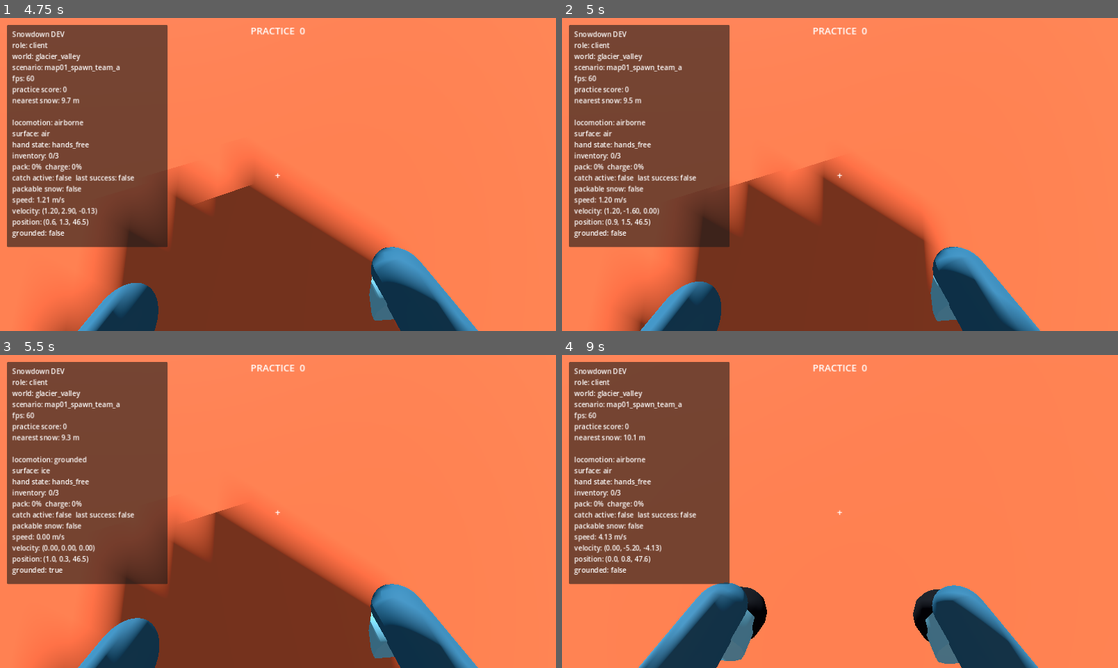
Above: before the commit, frames 1-4 (two rows, left to right).
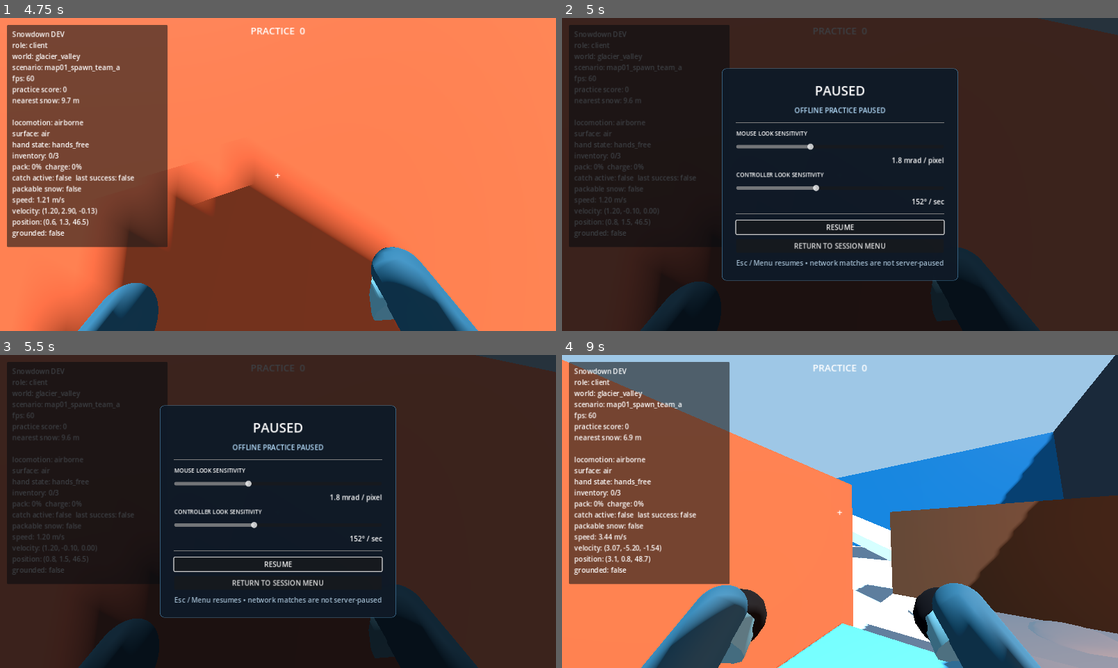
Above: after the commit, the same moments.

Repository: Mohammad-Software-Dev/SnowDownProject
Game: Godot game, scene res://scenes/bootstrap/bootstrap.tscn
The game is run twice, just before and just after one commit, with the same random seed, the same clock (stepped at 60 frames per second) and the same inputs.
Inputs (mouse positions are in pixels of both pictures, inside the frame that each line leads up to):
- Up to frame 1 (4.75 s): click "OFFLINE PRACTICE" at 0.5 s; tap Enter at 1.25 s; move the mouse to (305, 174) at 1.27 s; hold W (move_forward) from 1.28 s (still down); right-click (305, 174) at 1.35 s; click (305, 174) at 1.42 s; tap Space (jump) at 1.52, 2.27, 3.77, 4.52 s; move the mouse to (250, 174) at 2.02 s; tap Ctrl (crouch_slide) at 2.1 s; move the mouse to (289, 168) at 2.77 s; hold E (pack_interact) 2.78-3.53 s; move the mouse to (272, 180) at 3.52 s; tap Tab (scoreboard) at 3.6 s; click (272, 180) at 3.67 s; move the mouse to (316, 177) at 4.27 s; hold Shift (sprint) from 4.28 s (still down)
- Up to frame 2 (5 s): keep holding W (move_forward); keep holding Shift (sprint); tap Escape (pause) at 4.9 s
- Up to frame 3 (5.5 s): release W (move_forward) at 5 s; release Shift (sprint) at 5 s; drag from (111, 464) to (194, 433) at 5.02 s
- Up to frame 4 (9 s): click (840, 564) at 5.75 s, where only the run after the commit has a clickable "RESUME"; tap R (reset_test) at 6.5, 8 s; move the mouse to (867, 511) at 6.52 s; hold S (move_backward) 6.53-7.25 s; tap C at 6.6 s; click (867, 511) at 6.67 s; drag from (756, 433) to (728, 527) at 7.27 s; move the mouse to (962, 495) at 8.02 s; hold W (move_forward) 8.03-8.75 s; hold Ctrl (crouch_slide) 8.03-8.75 s; tap Space (jump) at 8.27 s; drag from (728, 527) to (812, 574) at 8.77 s

Frame 1 is identical in both runs. In frame 2, 100% of the frame differs, in the area x 0-100%, y 0-100%; in frame 3, 100%; in frame 4, 60%.

Commit message:
Integrate network-safe pause menu into runtime lifecycle

Diff:
--- a/src/bootstrap/bootstrap.gd
+++ b/src/bootstrap/bootstrap.gd
@@ -10,6 +10,7 @@
 var _host_process := LocalHostProcess.new()
 var _menu: SessionMenu
 var _network_session: NetworkSession
+var _pause_menu: PauseMenu
 var _runtime_nodes: Array[Node] = []
 var _runtime_started: bool = false
 var _recovery_in_progress: bool = false
@@ -73,6 +74,10 @@
 		_add_runtime_node(PROTOTYPE_HUD.instantiate())
 		_add_runtime_node(FirstPersonArmsPresenter.new())
 		_add_runtime_node(DEBUG_OVERLAY.instantiate())
+		if DisplayServer.get_name() != "headless":
+			_pause_menu = PauseMenu.new()
+			_pause_menu.return_to_menu_requested.connect(_on_pause_return_to_menu_requested)
+			_add_runtime_node(_pause_menu)
 
 func _add_runtime_node(node: Node) -> void:
 	add_child(node)
@@ -81,6 +86,10 @@
 func _teardown_runtime() -> void:
 	_runtime_started = false
 	_network_session = null
+	if _pause_menu != null and is_instance_valid(_pause_menu) and _pause_menu.is_open():
+		_pause_menu.close_menu()
+	_pause_menu = null
+	get_tree().paused = false
 	_host_process.stop()
 	for node in _runtime_nodes:
 		if is_instance_valid(node):
@@ -155,3 +164,12 @@
 	_last_port = App.DEFAULT_NETWORK_PORT
 	_recovery_in_progress = false
 	App.configure_for_menu()
+
+func _on_pause_return_to_menu_requested() -> void:
+	_teardown_runtime()
+	_last_session_kind = &""
+	_last_host = ""
+	_last_port = App.DEFAULT_NETWORK_PORT
+	_recovery_in_progress = false
+	App.configure_for_menu()
+	_show_session_menu()
